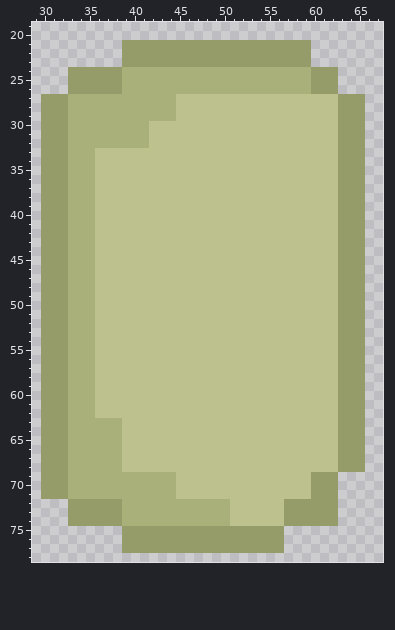
Two states of a sprite sheet, Spriggans Save Christmas/Assets/Sprite/ClothMedium.png. The picture above was drawn from the file before the commit.
The file is 96x96 pixels. Shown: x 29..67, y 19..78.
And afterwards:
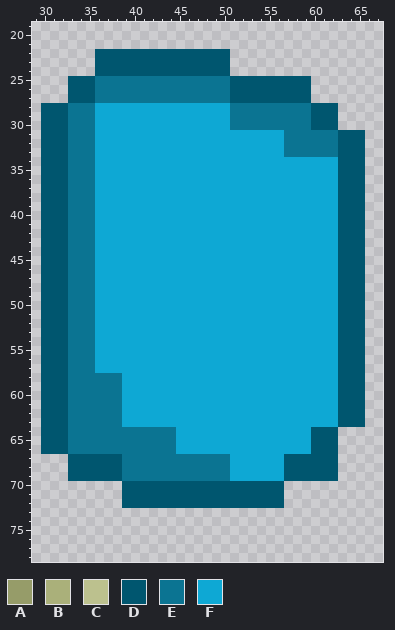
Palette (. is transparent): A #969c69  B #aab07a  C #bcc18e  D #00566f  E #0b7492  F #0ea8d4
Diff:
@@ x 29..67 @@
 20 .......................................
-21 ..........AAAAAAAAAAAAAAAAAAAAA........
-22 ..........AAAAAAAAAAAAAAAAAAAAA........
-23 ..........AAAAAAAAAAAAAAAAAAAAA........
-24 ....AAAAAABBBBBBBBBBBBBBBBBBBBBAAA.....
-25 ....AAAAAABBBBBBBBBBBBBBBBBBBBBAAA.....
-26 ....AAAAAABBBBBBBBBBBBBBBBBBBBBAAA.....
-27 .AAABBBBBBBBBBBBCCCCCCCCCCCCCCCCCCAAA..
-28 .AAABBBBBBBBBBBBCCCCCCCCCCCCCCCCCCAAA..
-29 .AAABBBBBBBBBBBBCCCCCCCCCCCCCCCCCCAAA..
-30 .AAABBBBBBBBBCCCCCCCCCCCCCCCCCCCCCAAA..
-31 .AAABBBBBBBBBCCCCCCCCCCCCCCCCCCCCCAAA..
-32 .AAABBBBBBBBBCCCCCCCCCCCCCCCCCCCCCAAA..
-33 .AAABBBCCCCCCCCCCCCCCCCCCCCCCCCCCCAAA..
-34 .AAABBBCCCCCCCCCCCCCCCCCCCCCCCCCCCAAA..
-35 .AAABBBCCCCCCCCCCCCCCCCCCCCCCCCCCCAAA..
-36 .AAABBBCCCCCCCCCCCCCCCCCCCCCCCCCCCAAA..
-37 .AAABBBCCCCCCCCCCCCCCCCCCCCCCCCCCCAAA..
-38 .AAABBBCCCCCCCCCCCCCCCCCCCCCCCCCCCAAA..
-39 .AAABBBCCCCCCCCCCCCCCCCCCCCCCCCCCCAAA..
-40 .AAABBBCCCCCCCCCCCCCCCCCCCCCCCCCCCAAA..
-41 .AAABBBCCCCCCCCCCCCCCCCCCCCCCCCCCCAAA..
-42 .AAABBBCCCCCCCCCCCCCCCCCCCCCCCCCCCAAA..
-43 .AAABBBCCCCCCCCCCCCCCCCCCCCCCCCCCCAAA..
-44 .AAABBBCCCCCCCCCCCCCCCCCCCCCCCCCCCAAA..
-45 .AAABBBCCCCCCCCCCCCCCCCCCCCCCCCCCCAAA..
-46 .AAABBBCCCCCCCCCCCCCCCCCCCCCCCCCCCAAA..
-47 .AAABBBCCCCCCCCCCCCCCCCCCCCCCCCCCCAAA..
-48 .AAABBBCCCCCCCCCCCCCCCCCCCCCCCCCCCAAA..
-49 .AAABBBCCCCCCCCCCCCCCCCCCCCCCCCCCCAAA..
-50 .AAABBBCCCCCCCCCCCCCCCCCCCCCCCCCCCAAA..
-51 .AAABBBCCCCCCCCCCCCCCCCCCCCCCCCCCCAAA..
-52 .AAABBBCCCCCCCCCCCCCCCCCCCCCCCCCCCAAA..
-53 .AAABBBCCCCCCCCCCCCCCCCCCCCCCCCCCCAAA..
-54 .AAABBBCCCCCCCCCCCCCCCCCCCCCCCCCCCAAA..
-55 .AAABBBCCCCCCCCCCCCCCCCCCCCCCCCCCCAAA..
-56 .AAABBBCCCCCCCCCCCCCCCCCCCCCCCCCCCAAA..
-57 .AAABBBCCCCCCCCCCCCCCCCCCCCCCCCCCCAAA..
-58 .AAABBBCCCCCCCCCCCCCCCCCCCCCCCCCCCAAA..
-59 .AAABBBCCCCCCCCCCCCCCCCCCCCCCCCCCCAAA..
-60 .AAABBBCCCCCCCCCCCCCCCCCCCCCCCCCCCAAA..
-61 .AAABBBCCCCCCCCCCCCCCCCCCCCCCCCCCCAAA..
-62 .AAABBBCCCCCCCCCCCCCCCCCCCCCCCCCCCAAA..
-63 .AAABBBBBBCCCCCCCCCCCCCCCCCCCCCCCCAAA..
-64 .AAABBBBBBCCCCCCCCCCCCCCCCCCCCCCCCAAA..
-65 .AAABBBBBBCCCCCCCCCCCCCCCCCCCCCCCCAAA..
-66 .AAABBBBBBCCCCCCCCCCCCCCCCCCCCCCCCAAA..
-67 .AAABBBBBBCCCCCCCCCCCCCCCCCCCCCCCCAAA..
-68 .AAABBBBBBCCCCCCCCCCCCCCCCCCCCCCCCAAA..
-69 .AAABBBBBBBBBBBBCCCCCCCCCCCCCCCAAA.....
-70 .AAABBBBBBBBBBBBCCCCCCCCCCCCCCCAAA.....
-71 .AAABBBBBBBBBBBBCCCCCCCCCCCCCCCAAA.....
-72 ....AAAAAABBBBBBBBBBBBCCCCCCAAAAAA.....
-73 ....AAAAAABBBBBBBBBBBBCCCCCCAAAAAA.....
-74 ....AAAAAABBBBBBBBBBBBCCCCCCAAAAAA.....
-75 ..........AAAAAAAAAAAAAAAAAA...........
-76 ..........AAAAAAAAAAAAAAAAAA...........
-77 ..........AAAAAAAAAAAAAAAAAA...........
+21 .......................................
+22 .......DDDDDDDDDDDDDDD.................
+23 .......DDDDDDDDDDDDDDD.................
+24 .......DDDDDDDDDDDDDDD.................
+25 ....DDDEEEEEEEEEEEEEEEDDDDDDDDD........
+26 ....DDDEEEEEEEEEEEEEEEDDDDDDDDD........
+27 ....DDDEEEEEEEEEEEEEEEDDDDDDDDD........
+28 .DDDEEEFFFFFFFFFFFFFFFEEEEEEEEEDDD.....
+29 .DDDEEEFFFFFFFFFFFFFFFEEEEEEEEEDDD.....
+30 .DDDEEEFFFFFFFFFFFFFFFEEEEEEEEEDDD.....
+31 .DDDEEEFFFFFFFFFFFFFFFFFFFFFEEEEEEDDD..
+32 .DDDEEEFFFFFFFFFFFFFFFFFFFFFEEEEEEDDD..
+33 .DDDEEEFFFFFFFFFFFFFFFFFFFFFEEEEEEDDD..
+34 .DDDEEEFFFFFFFFFFFFFFFFFFFFFFFFFFFDDD..
+35 .DDDEEEFFFFFFFFFFFFFFFFFFFFFFFFFFFDDD..
+36 .DDDEEEFFFFFFFFFFFFFFFFFFFFFFFFFFFDDD..
+37 .DDDEEEFFFFFFFFFFFFFFFFFFFFFFFFFFFDDD..
+38 .DDDEEEFFFFFFFFFFFFFFFFFFFFFFFFFFFDDD..
+39 .DDDEEEFFFFFFFFFFFFFFFFFFFFFFFFFFFDDD..
+40 .DDDEEEFFFFFFFFFFFFFFFFFFFFFFFFFFFDDD..
+41 .DDDEEEFFFFFFFFFFFFFFFFFFFFFFFFFFFDDD..
+42 .DDDEEEFFFFFFFFFFFFFFFFFFFFFFFFFFFDDD..
+43 .DDDEEEFFFFFFFFFFFFFFFFFFFFFFFFFFFDDD..
+44 .DDDEEEFFFFFFFFFFFFFFFFFFFFFFFFFFFDDD..
+45 .DDDEEEFFFFFFFFFFFFFFFFFFFFFFFFFFFDDD..
+46 .DDDEEEFFFFFFFFFFFFFFFFFFFFFFFFFFFDDD..
+47 .DDDEEEFFFFFFFFFFFFFFFFFFFFFFFFFFFDDD..
+48 .DDDEEEFFFFFFFFFFFFFFFFFFFFFFFFFFFDDD..
+49 .DDDEEEFFFFFFFFFFFFFFFFFFFFFFFFFFFDDD..
+50 .DDDEEEFFFFFFFFFFFFFFFFFFFFFFFFFFFDDD..
+51 .DDDEEEFFFFFFFFFFFFFFFFFFFFFFFFFFFDDD..
+52 .DDDEEEFFFFFFFFFFFFFFFFFFFFFFFFFFFDDD..
+53 .DDDEEEFFFFFFFFFFFFFFFFFFFFFFFFFFFDDD..
+54 .DDDEEEFFFFFFFFFFFFFFFFFFFFFFFFFFFDDD..
+55 .DDDEEEFFFFFFFFFFFFFFFFFFFFFFFFFFFDDD..
+56 .DDDEEEFFFFFFFFFFFFFFFFFFFFFFFFFFFDDD..
+57 .DDDEEEFFFFFFFFFFFFFFFFFFFFFFFFFFFDDD..
+58 .DDDEEEEEEFFFFFFFFFFFFFFFFFFFFFFFFDDD..
+59 .DDDEEEEEEFFFFFFFFFFFFFFFFFFFFFFFFDDD..
+60 .DDDEEEEEEFFFFFFFFFFFFFFFFFFFFFFFFDDD..
+61 .DDDEEEEEEFFFFFFFFFFFFFFFFFFFFFFFFDDD..
+62 .DDDEEEEEEFFFFFFFFFFFFFFFFFFFFFFFFDDD..
+63 .DDDEEEEEEFFFFFFFFFFFFFFFFFFFFFFFFDDD..
+64 .DDDEEEEEEEEEEEEFFFFFFFFFFFFFFFDDD.....
+65 .DDDEEEEEEEEEEEEFFFFFFFFFFFFFFFDDD.....
+66 .DDDEEEEEEEEEEEEFFFFFFFFFFFFFFFDDD.....
+67 ....DDDDDDEEEEEEEEEEEEFFFFFFDDDDDD.....
+68 ....DDDDDDEEEEEEEEEEEEFFFFFFDDDDDD.....
+69 ....DDDDDDEEEEEEEEEEEEFFFFFFDDDDDD.....
+70 ..........DDDDDDDDDDDDDDDDDD...........
+71 ..........DDDDDDDDDDDDDDDDDD...........
+72 ..........DDDDDDDDDDDDDDDDDD...........
+73 .......................................
+74 .......................................
+75 .......................................
+76 .......................................
+77 .......................................
 78 .......................................
